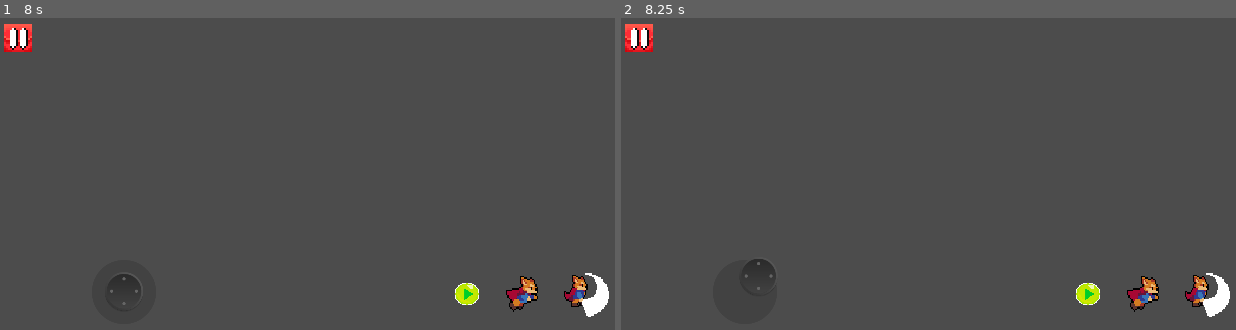
Above: before the commit, frames 1-2 (left to right).
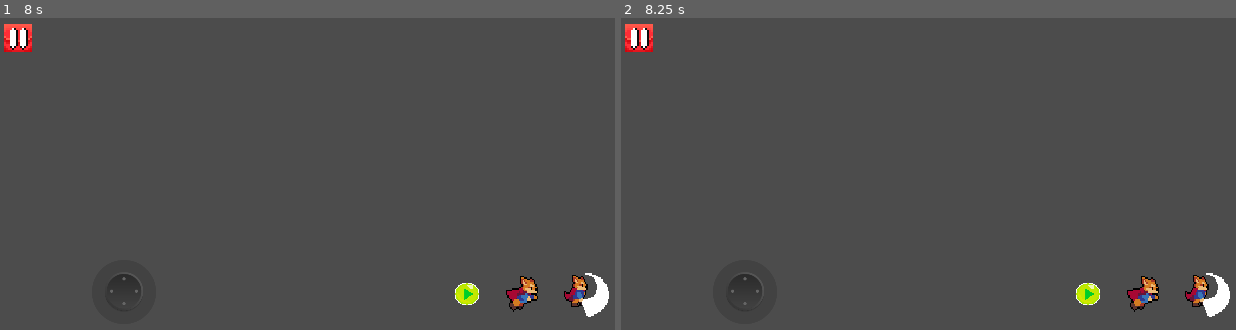
Above: after the commit, the same moments.

Repository: Jonak-Adipta-Kalita/JAK-Ultimate-Adventure-Game
Game: Godot game, scene res://Overlap/MobileControls.tscn
Two runs of this game, one before a commit and one after it. Both use one fixed random seed, a clock stepped at 60 frames per second and the inputs below. This scene is started directly instead of the project's main scene. Sound files missing from this copy of the repository are replaced by a short silence.
Inputs (mouse positions are in pixels of both pictures, inside the frame that each line leads up to):
- Up to frame 1 (8 s): click (584, 295) at 0.5 s; click (522, 292) at 1.25 s; click (467, 292) at 2 s; click (18, 36) at 2.75 s; tap Enter at 3.5, 5, 6.5 s; move the mouse to (289, 270) at 3.52 s; hold Up (ui_up) 3.53-4.25 s; hold K (roll) 3.53-4.25 s; click (289, 270) at 3.67 s; tap Space (ui_select) at 3.77, 4.25, 5.75, 6.77, 7.25 s; drag from (510, 252) to (289, 270) at 4.27 s; move the mouse to (129, 142) at 5.02 s; hold Left (ui_left) 5.03-5.75 s; hold K (roll) 5.03-5.75 s; drag from (350, 198) to (129, 142) at 5.77 s; move the mouse to (221, 108) at 6.52 s; hold Down (ui_down) 6.53-7.25 s; hold J (attack) 6.53-7.25 s; tap K (roll) at 6.8 s; drag from (461, 180) to (221, 108) at 7.27 s
- Up to frame 2 (8.25 s): move the mouse to (811, 214) at 8.02 s; hold Up (ui_up) from 8.03 s (still down); hold K (roll) from 8.03 s (still down); click (811, 214) at 8.17 s

Frame 1 is identical in both runs. In frame 2, 0.1% of the frame differs, in the area x 17-26%, y 77-92%.

Commit message:
ayy lets goo :)

Diff:
--- a/Joystick/Analog/Analog.tscn
+++ b/Joystick/Analog/Analog.tscn
@@ -99,7 +99,7 @@
 position = Vector2( 0, 80 )
 
 [node name="TopRight" type="Position2D" parent="Positions"]
-position = Vector2( 150, 80 )
+position = Vector2( 108, 80 )
 scale = Vector2( 0.2, 0.2 )
 
 [node name="BottomLeft" type="Position2D" parent="Positions"]
@@ -107,5 +107,5 @@
 scale = Vector2( 0.0016, 0.0016 )
 
 [node name="BottomRight" type="Position2D" parent="Positions"]
-position = Vector2( 150, 180 )
+position = Vector2( 108, 180 )
 scale = Vector2( 0.04, 0.04 )
--- a/Joystick/Analog/analog.gd
+++ b/Joystick/Analog/analog.gd
@@ -37,16 +37,20 @@
 	if incomingPointer == INACTIVE_IDX:
 		return
 
+	if currentPointerIDX == incomingPointer:
+		process_input(event)
+		return
+
 	if need2ChangeActivePointer(event):
 		if (currentPointerIDX != incomingPointer) and event.is_pressed():
 			currentPointerIDX = incomingPointer;
 			showAtPos(Vector2(event.position.x, event.position.y));
-
-	var theSamePointer = currentPointerIDX == incomingPointer
-	if isActive() and theSamePointer:
-		process_input(event)
+			return
 
 func need2ChangeActivePointer(event): #touch down inside analog
+	if isActive():
+		return false
+
 	if event is InputEventMouseButton or event is InputEventScreenTouch:
 		if AnalogTapToShow:
 			return AnalogTapToShowContainer.get_global_rect().has_point(Vector2(event.position.x, event.position.y))
--- a/Overlap/MobileControls.gd
+++ b/Overlap/MobileControls.gd
@@ -20,7 +20,7 @@
 		action = "attack"
 	elif is_in_rect(event.position, rollButton.get_rect()):
 		action = "roll"
-	elif is_in_rect(event.position, rollButton.get_rect()):
+	elif is_in_rect(event.position, interractButton.get_rect()):
 		action = "ui_select"
 
 	Input.action_press(action)
--- a/Overlap/MobileControls.tscn
+++ b/Overlap/MobileControls.tscn
@@ -49,3 +49,5 @@
 mouse_default_cursor_shape = 2
 texture_normal = ExtResource( 3 )
 expand = true
+
+[editable path="Analog"]
